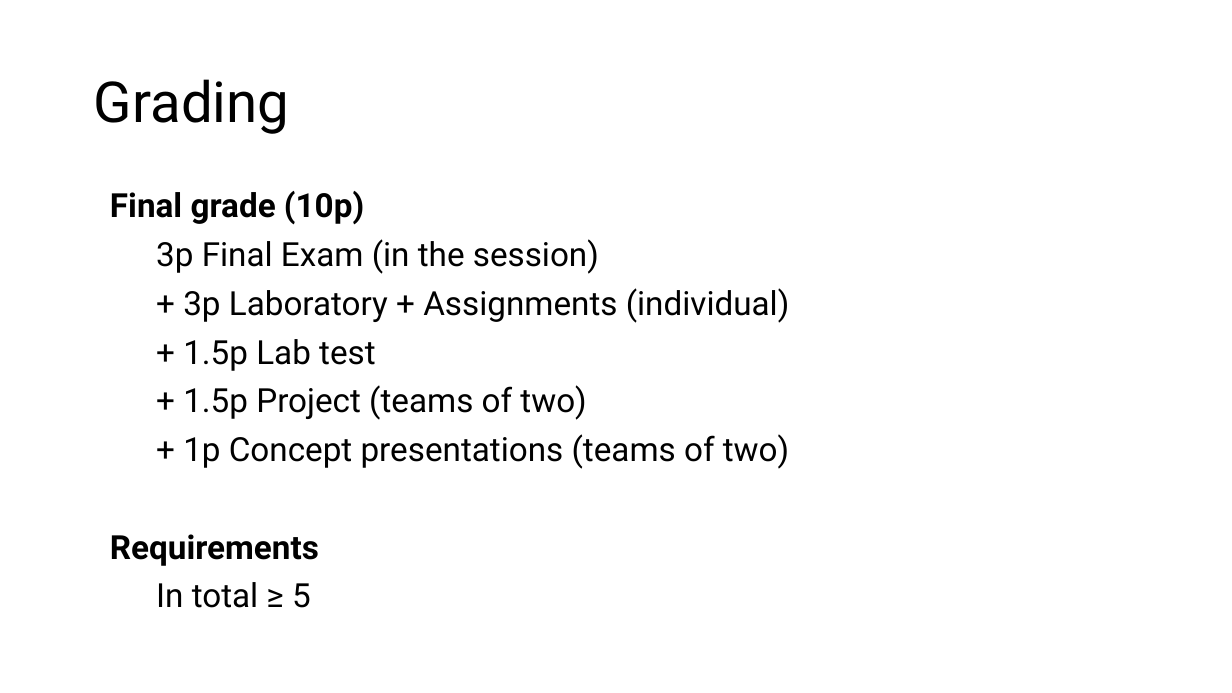
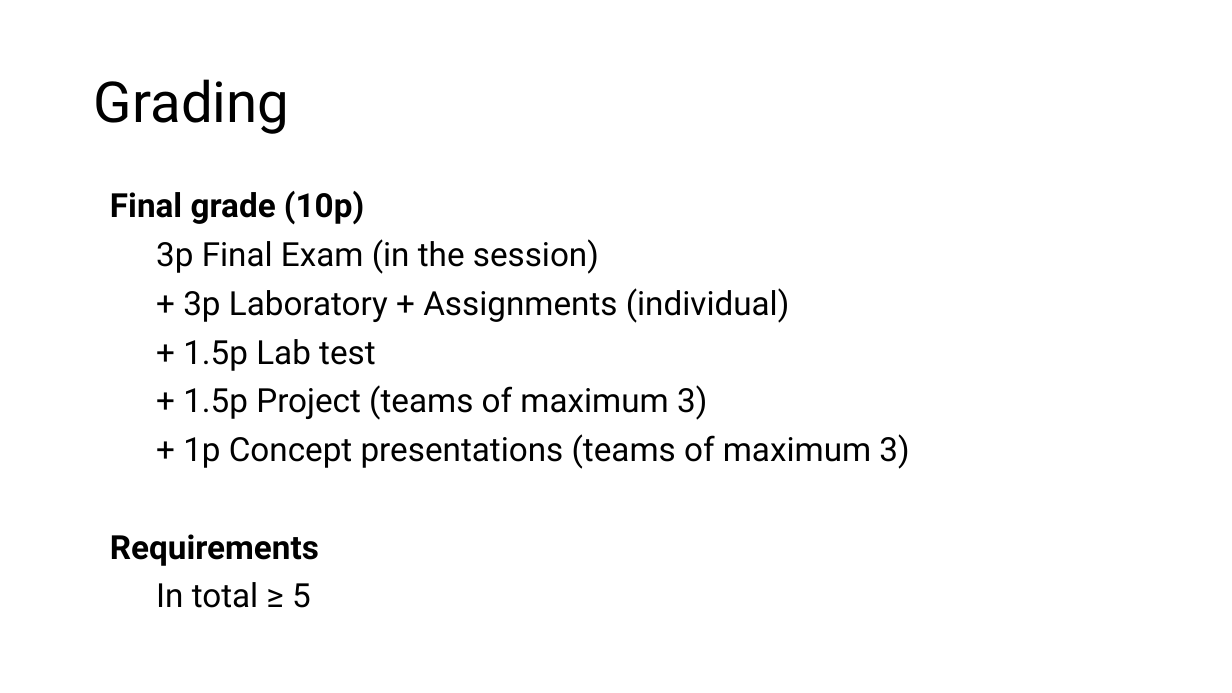
Before and after one commit to rusudinu/mobile-and-embedded-computing, a slide deck: slide 4 of lectures/Mobile-and-Embedded-Lecture1.pptx. Drawn at 1232x693 pixels with LibreOffice and Linux fonts; fonts in the diff are those of the drawing. Boxes give left, top, right and bottom in pixels: in the first picture for what was removed or moved away, otherwise in the second. Text is boxed around its words. In the diff, an @@ line names an element or a change of style, - is before the commit and + after.

Commit message:
lab1 + lecture teams update

```diff
--- a/lectures/Mobile-and-Embedded-Lecture1.pptx
+++ b/lectures/Mobile-and-Embedded-Lecture1.pptx
@@ text at [183, 385, 909, 469]: text changed @@
-  + 1.5p Project (teams of two)
-  + 1p Concept presentations (teams of two)
+  + 1.5p Project (teams of maximum 3)
+  + 1p Concept presentations (teams of maximum 3)
```
Also in this commit, not shown: 1 other file.
